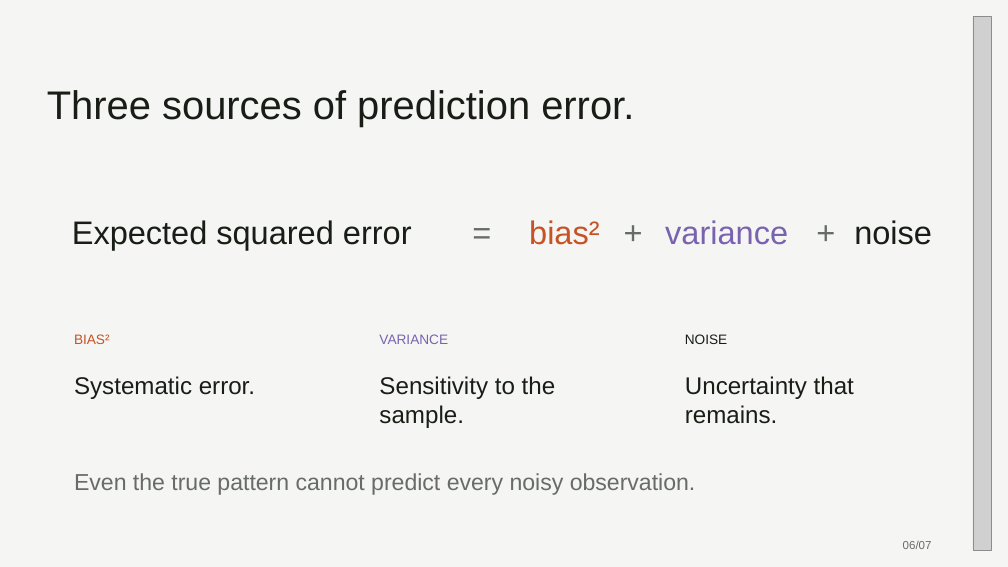
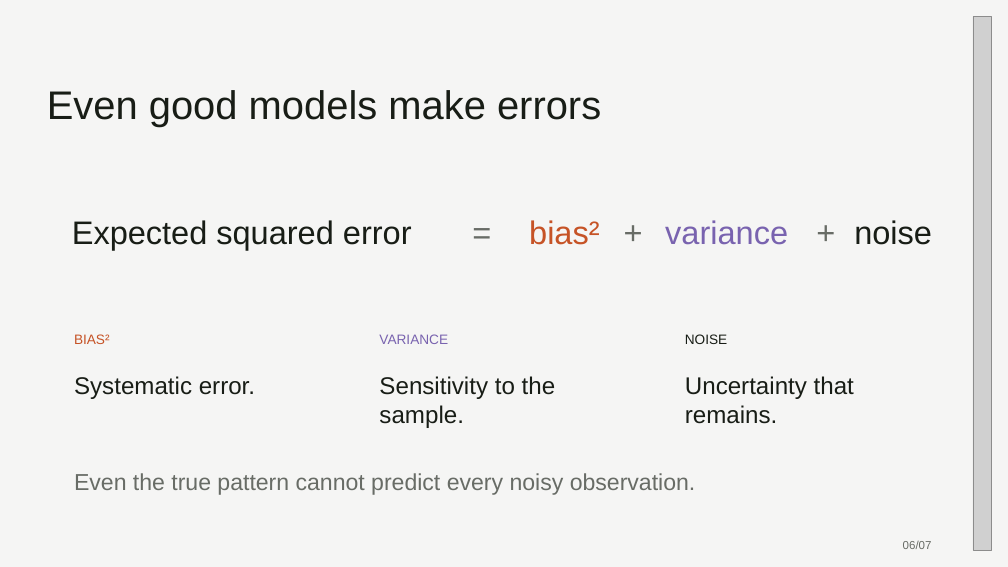
Before and after one commit to 0xABAN/classes, a slide deck: slide 6 of cmpsc-448/presentation/bias-variance-tradeoff.pptx. Drawn at 1008x567 pixels with LibreOffice and Linux fonts; fonts in the diff are those of the drawing; grey boxes stand for pictures. Boxes give left, top, right and bottom in pixels: in the first picture for what was removed or moved away, otherwise in the second. Text is boxed around its words. In the diff, an @@ line names an element or a change of style, - is before the commit and + after.

```diff
--- a/cmpsc-448/presentation/bias-variance-tradeoff.pptx
+++ b/cmpsc-448/presentation/bias-variance-tradeoff.pptx
@@ text at [47,90,601,127]: text changed @@
-Three sources of prediction error.
+Even good models make errors
```
Also in this commit, not shown: 6 other slides changed, 2 other files.
